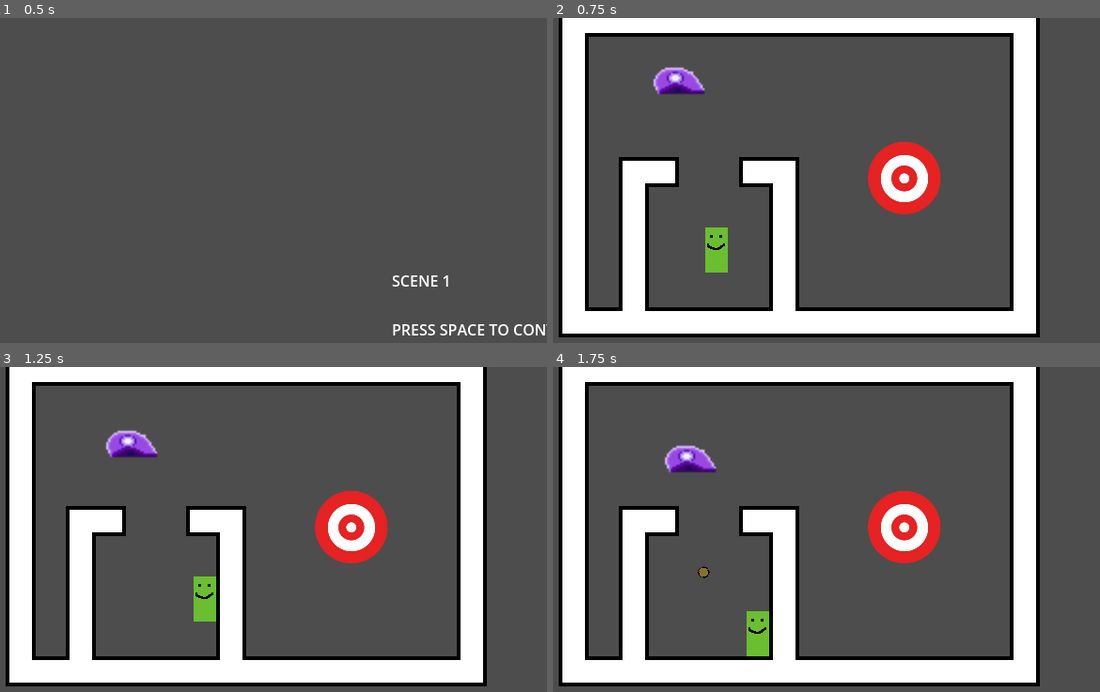
Above: before the commit, frames 1-4 (two rows, left to right).
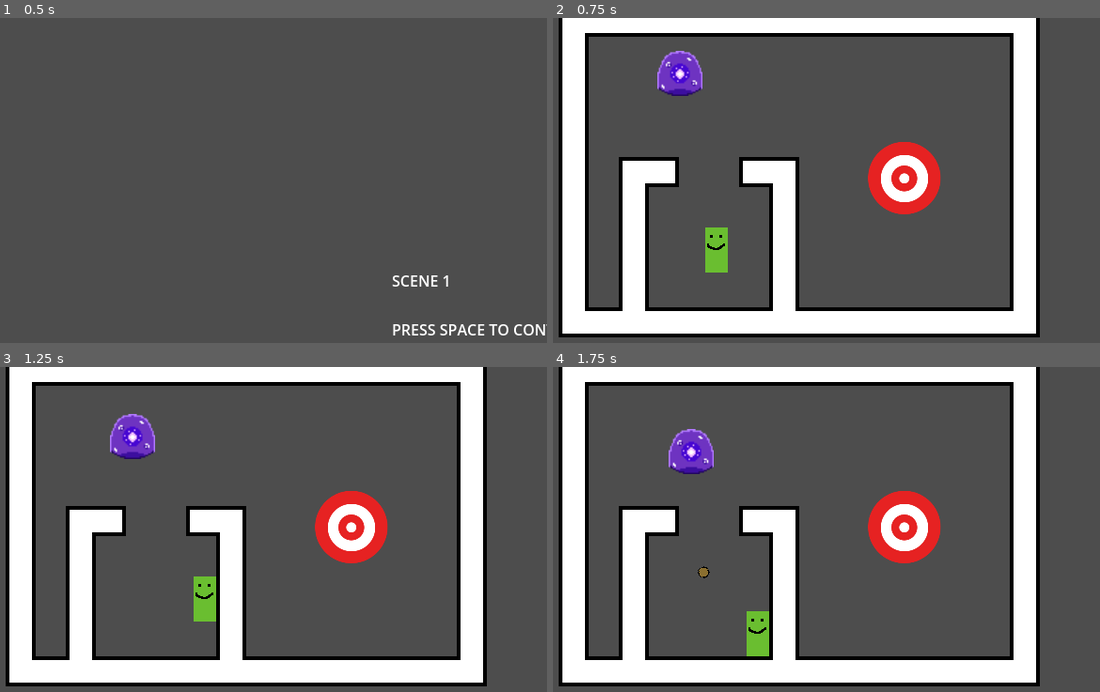
Above: after the commit, the same moments.

Repository: HuskyGameDev/2025f-team5
Game: Godot game, scene res://Game/main.tscn
The game is run twice, just before and just after one commit, with the same random seed, the same clock (stepped at 60 frames per second) and the same inputs.
Inputs (mouse positions are in pixels of both pictures, inside the frame that each line leads up to):
- Up to frame 1 (0.5 s): no input
- Up to frame 2 (0.75 s): tap Space (Dash) at 0.5 s; move the mouse to (930, 170) at 0.52 s; hold D (Right) from 0.53 s (still down); hold Space (Dash) from 0.53 s (still down)
- Up to frame 3 (1.25 s): keep holding D (Right); keep holding Space (Dash)
- Up to frame 4 (1.75 s): move the mouse to (678, 552) at 1.27 s; release D (Right) at 1.28 s; release Space (Dash) at 1.28 s; hold S (Down) from 1.28 s (still down); click (678, 552) at 1.35 s

Frame 1 is identical in both runs. In frame 2, 1.0% of the frame differs, in the area x 18-28%, y 10-24%; in frame 3, 1.0%, in the area x 19-29%, y 14-29%; in frame 4, 1.0%.

Commit message:
Slime Attack WIP + Texture update
Added WIP function for slime bullets and updated slime texture.

Diff:
--- a/Game/Enemy/enemy_slime.tscn
+++ b/Game/Enemy/enemy_slime.tscn
@@ -1,7 +1,7 @@
 [gd_scene load_steps=4 format=3 uid="uid://dti72b4p2o8dl"]
 
 [ext_resource type="Script" uid="uid://drvifx6ufw2dr" path="res://Scripts/Enemy/enemy_slime.gd" id="1_1dthq"]
-[ext_resource type="Texture2D" uid="uid://c6kitrxlth35m" path="res://slimewip.png" id="2_nal8d"]
+[ext_resource type="Texture2D" uid="uid://mmjhppk2dyjk" path="res://Art/Enemy/slimeupdated.png" id="2_nal8d"]
 
 [sub_resource type="RectangleShape2D" id="RectangleShape2D_543p7"]
 size = Vector2(64, 32)
@@ -17,11 +17,14 @@
 shape = SubResource("RectangleShape2D_543p7")
 
 [node name="CollisionPolygon2D" type="CollisionPolygon2D" parent="."]
-polygon = PackedVector2Array(-16, -8, -24, 0, -32, 8, -32, 16, -24, 24, -16, 24, 32, 24, 32, 16, 24, 8, 16, 0, 8, -8)
+polygon = PackedVector2Array(24, 24, -24, 24, -24, -16, -16, -24, 16, -24, 24, -16)
 
 [node name="EnemySprite" type="Sprite2D" parent="."]
-position = Vector2(2.3841858e-07, -9.536743e-07)
-scale = Vector2(2, 1.9999999)
+position = Vector2(1.9073486e-06, -9.536743e-07)
+scale = Vector2(1.5000001, 1.5)
 texture = ExtResource("2_nal8d")
 
 [node name="Cooldown" type="Timer" parent="."]
+autostart = true
+
+[connection signal="timeout" from="Cooldown" to="." method="_on_attack_cooldown_timeout"]
--- a/Scripts/Enemy/enemy_slime.gd
+++ b/Scripts/Enemy/enemy_slime.gd
@@ -27,9 +27,8 @@
 	velocity = player_direction * speed * delta
 	move_and_slide()
 
-# This doesn't work yet
 func _on_attack_cooldown_timeout() -> void:
-	var bullet_instance = Bullet.new_bullet(shot_speed, Vector2.LEFT, bullet_lifetime, damage, false)
+	var bullet_instance = Bullet.new_bullet(shot_speed, Vector2(0,0), bullet_lifetime, damage, false)
 	get_parent().add_child(bullet_instance)
 	bullet_instance.position = position
 	bullet_instance.fire()
Binary file added: Art/Enemy/slimeupdated.png
Not shown, changed: Art/Enemy/slimeupdated.png.import
Renamed: slimewip.png -> Art/Enemy/slimewip.png
Not shown, added: Art/Enemy/slimewip.png.import
